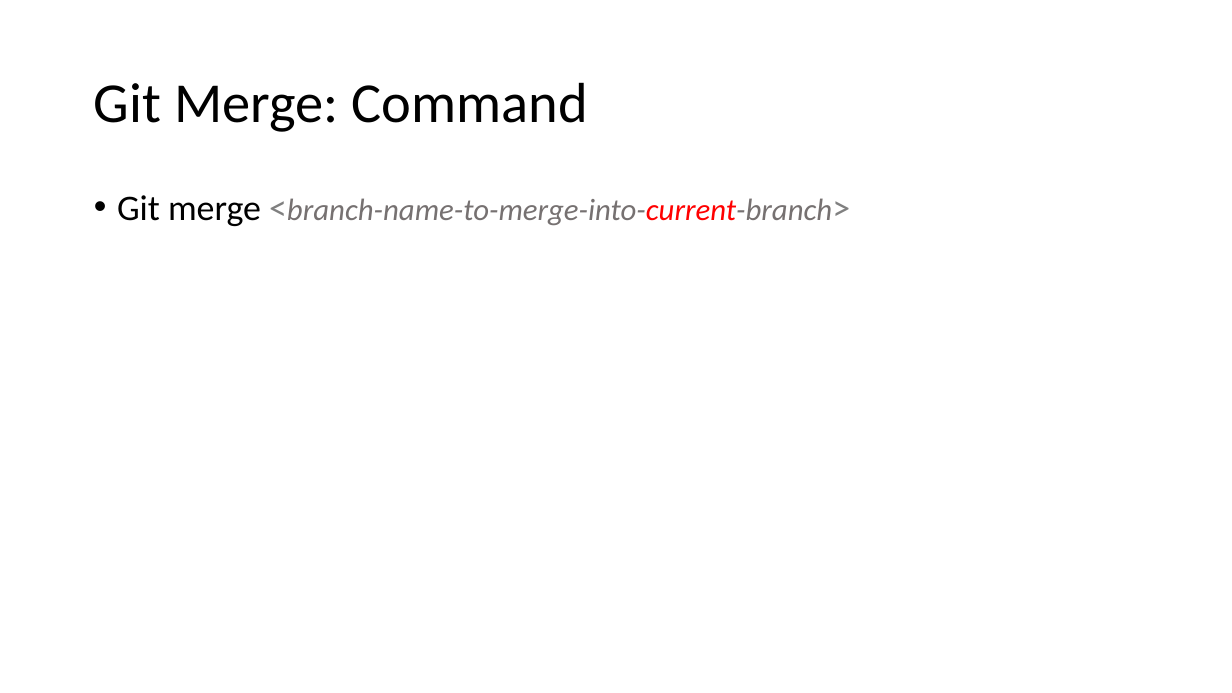
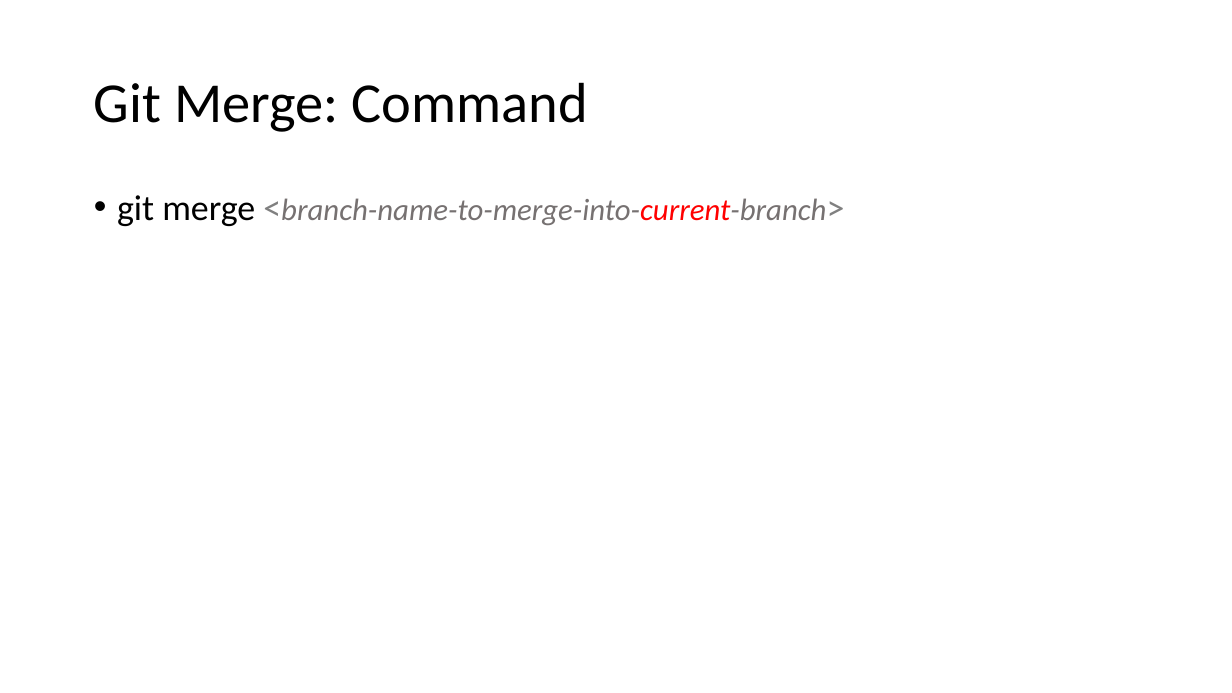
Before and after one commit to fmontazeri/Knowledeg, a slide deck: slide 7 of GitLearning.pptx. Drawn at 1232x693 pixels with LibreOffice and Linux fonts; fonts in the diff are those of the drawing. Boxes give left, top, right and bottom in pixels: in the first picture for what was removed or moved away, otherwise in the second. Text is boxed around its words. In the diff, an @@ line names an element or a change of style, - is before the commit and + after.

```diff
--- a/GitLearning.pptx
+++ b/GitLearning.pptx
@@ text at bbox=[117, 195, 826, 226]: text changed @@
-• Git merge <branch-name-to-merge-into-current-branch>
+• git merge <branch-name-to-merge-into-current-branch>
```
Also in this commit, not shown: 3 other slides changed, 5 slides added, 1 slide removed.
